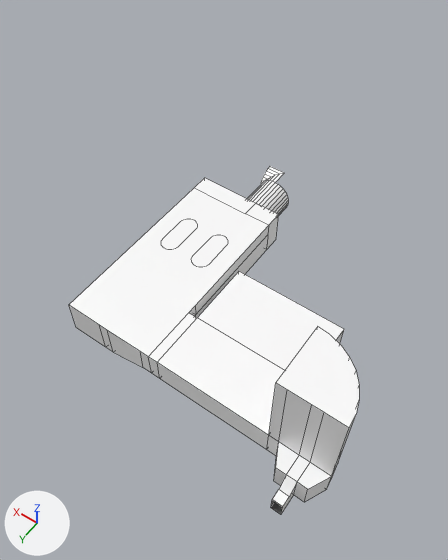
An edit to the Blender file Models/Levels/DemoLevel.blend, drawn before and after from the same camera.
One viewpoint serves both versions: a 50 mm camera at (-6.6, 16.9, 51.8) aimed at (17.1, -16.4, -0.4). The lights are fixed; the arrows at lower left show +X, +Y and +Z. Mesh edges are drawn as thin lines.
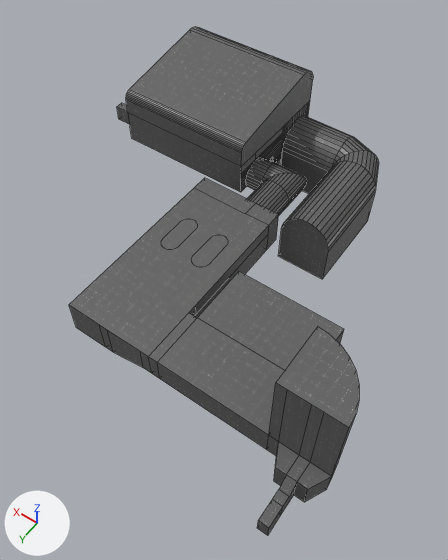
Location of each change, (x1, y1, x2, y2) in pixels of the pictures (448 x 560 px):
'Plane', reshaped (7% wider, 46% taller)
    before: (69, 166, 359, 515)
    after: (69, 26, 379, 536)
part 1 of me_plane, added
    after: (117, 26, 379, 279)
part 2 of me_plane, added
    after: (257, 500, 283, 536)
part 3 of me_plane, surface changed (white to grey)
    both: (69, 166, 359, 514)

The change in detail:
me_plane is used by ob_plane; location (0.0, 0.0, 0.0).
me_plane had 361 vertices, 229 faces, 16 loose edges and spanned x -3.0..26.0, y -33.0..1.0, z -1.0..12.0.
me_plane now has 664 vertices, 496 faces and spans x -3.0..44.0, y -43.3..3.0, z -5.0..12.0.
me_plane part 1: 299 vertices added at x 10.0..44.0, y -43.3..-26.0, z -5.0..9.0.
me_plane part 2: 4 vertices added at x -1.0..0.0, y 3.0, z 0.0..2.0.
me_plane part 3: 229 kept faces spanning x -3.0..26.0, y -31.0..1.0, z -1.0..12.0 get new texture (UV) coordinates.
